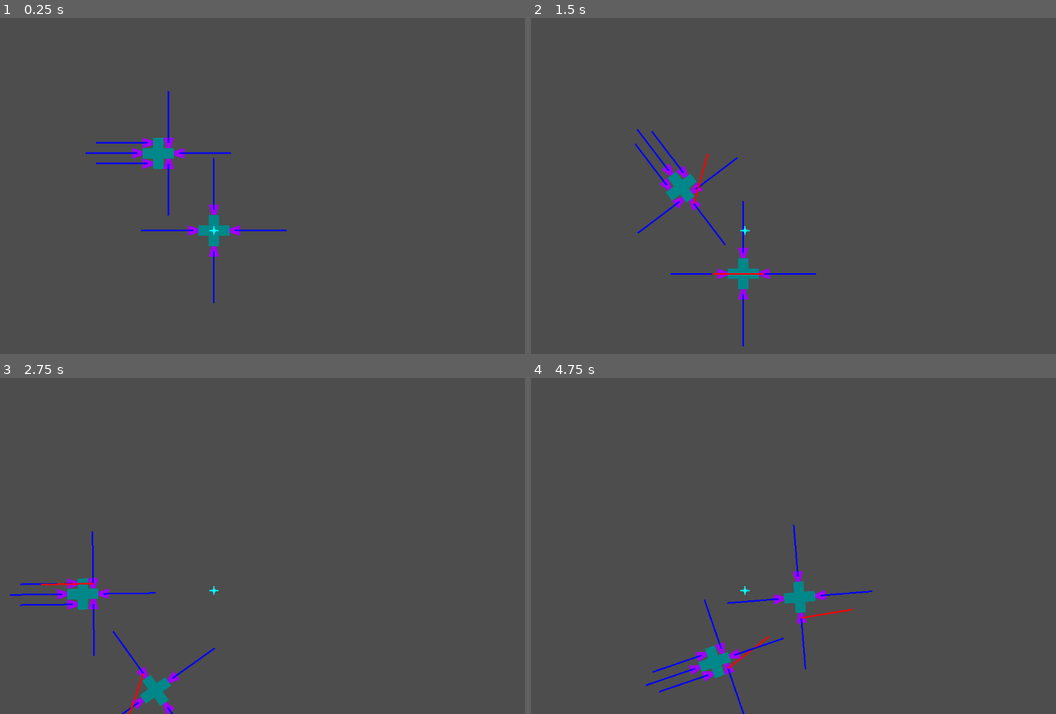
Above: before the commit, frames 1-4 (two rows, left to right).
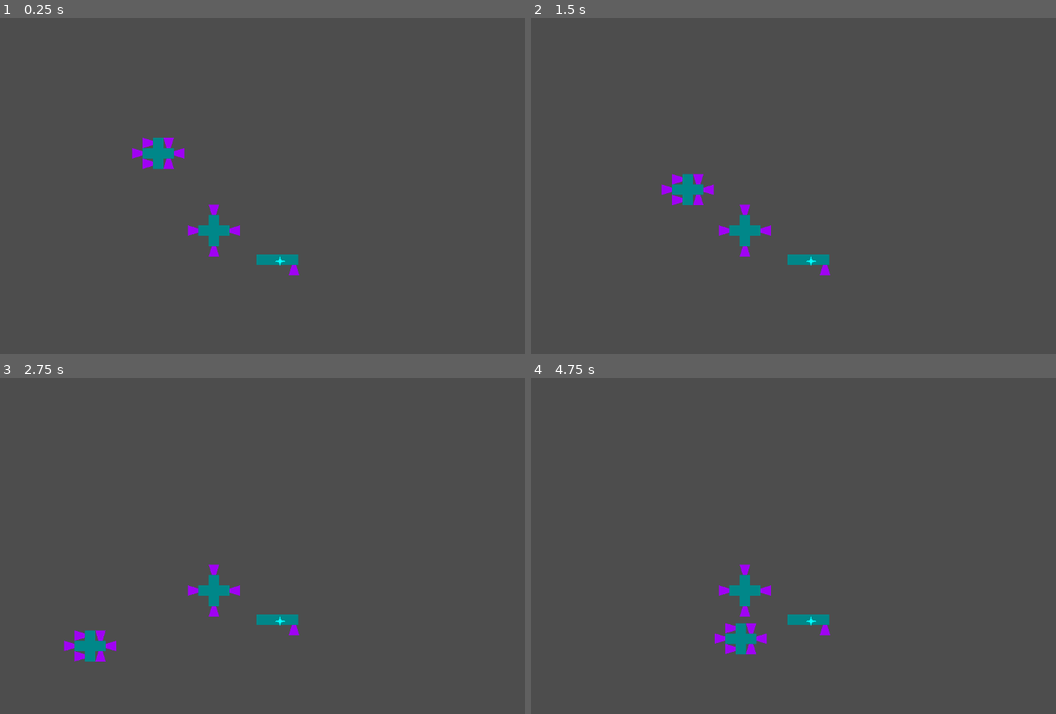
Above: after the commit, the same moments.

Repository: SOS-Games/Godot-2D-Modular-Builder
Game: Godot game, scene res://scenes/base.tscn
The game is run twice, just before and just after one commit, with the same random seed, the same clock (stepped at 60 frames per second) and the same inputs.
Inputs:
- Up to frame 1 (0.25 s): no input
- Up to frame 2 (1.5 s): tap Enter at 0.5 s; hold D (right) 0.53-1.28 s; hold S (backward) from 1.28 s (still down)
- Up to frame 3 (2.75 s): release S (backward) at 2.03 s; hold D (right) from 2.03 s (still down)
- Up to frame 4 (4.75 s): release D (right) at 2.78 s; hold W (forward) 2.78-3.53 s; hold A (left) from 3.53 s (still down)

The runs differ from the first frame. In frame 1, 0.9% of the frame differs, in the area x 16-57%, y 21-85%; in frame 2, 2.3%; in frame 3, 2.9%; in frame 4, 2.9%, in the area x 21-65%, y 43-100%.

Commit message:
fixed ships flying the wrong way

Diff:
--- a/scenes/base.tscn
+++ b/scenes/base.tscn
@@ -54,6 +54,7 @@
 rotation = -3.14159
 
 [node name="satellite ship" type="RigidBody2D" parent="."]
+process_mode = 4
 position = Vector2(168, 191)
 center_of_mass_mode = 1
 gravity_scale = 0.0
@@ -89,6 +90,30 @@
 [node name="Thruster4" parent="satellite ship" instance=ExtResource("3_srd1j")]
 position = Vector2(40, 6.10352e-05)
 rotation = -3.14159
+
+[node name="hammer ship" type="RigidBody2D" parent="."]
+process_mode = 4
+position = Vector2(300, 247)
+center_of_mass_mode = 1
+gravity_scale = 0.0
+continuous_cd = 2
+script = ExtResource("1_5dlde")
+
+[node name="Block" parent="hammer ship" instance=ExtResource("1_mlibc")]
+position = Vector2(-20, 6.10352e-05)
+
+[node name="Block3" parent="hammer ship" instance=ExtResource("1_mlibc")]
+position = Vector2(-40, 4.36557e-11)
+
+[node name="Block2" parent="hammer ship" instance=ExtResource("1_mlibc")]
+position = Vector2(0, 6.10352e-05)
+
+[node name="Block5" parent="hammer ship" instance=ExtResource("1_mlibc")]
+position = Vector2(20, 6.10352e-05)
+
+[node name="Thruster4" parent="hammer ship" instance=ExtResource("3_srd1j")]
+position = Vector2(22, 20)
+rotation = -1.5708
 
 [node name="Camera2D" type="Camera2D" parent="."]
 position = Vector2(190, 105)
--- a/scenes/block.tscn
+++ b/scenes/block.tscn
@@ -3,6 +3,7 @@
 [ext_resource type="Script" path="res://scripts/Block.gd" id="1_aa7er"]
 
 [sub_resource type="RectangleShape2D" id="RectangleShape2D_qg6vi"]
+size = Vector2(20.5, 20)
 
 [node name="Block" type="CollisionShape2D"]
 shape = SubResource("RectangleShape2D_qg6vi")
--- a/scripts/force.gd
+++ b/scripts/force.gd
@@ -36,6 +36,8 @@
 
 
 func _draw():
+	return
+
 	draw_line(Vector2.ZERO, Vector2(-100, 0), Color.BLUE, 3)
 	if (force != Vector2.ZERO):
 		#print(rad_to_deg(global_rotation))
@@ -80,14 +82,15 @@
 	if applyForce:
 		lastForce = force
 		force = Vector2(cos(angle), sin(angle))
-		print(rad_to_deg(global_rotation))
+		#print(rad_to_deg(global_rotation))
 	else:
 		force = Vector2.ZERO
 
 	force *= maxForce
 
-	if applyForce:
-		ship.apply_force(force * delta, forceLocation)
+	#if applyForce: # forceLocation
+	ship.apply_force(force * delta, position)
+	print(global_position)
 	queue_redraw()
 
 	# it is so wobbly, and it doesn't follow the right angle when it should move straight but diagonally
